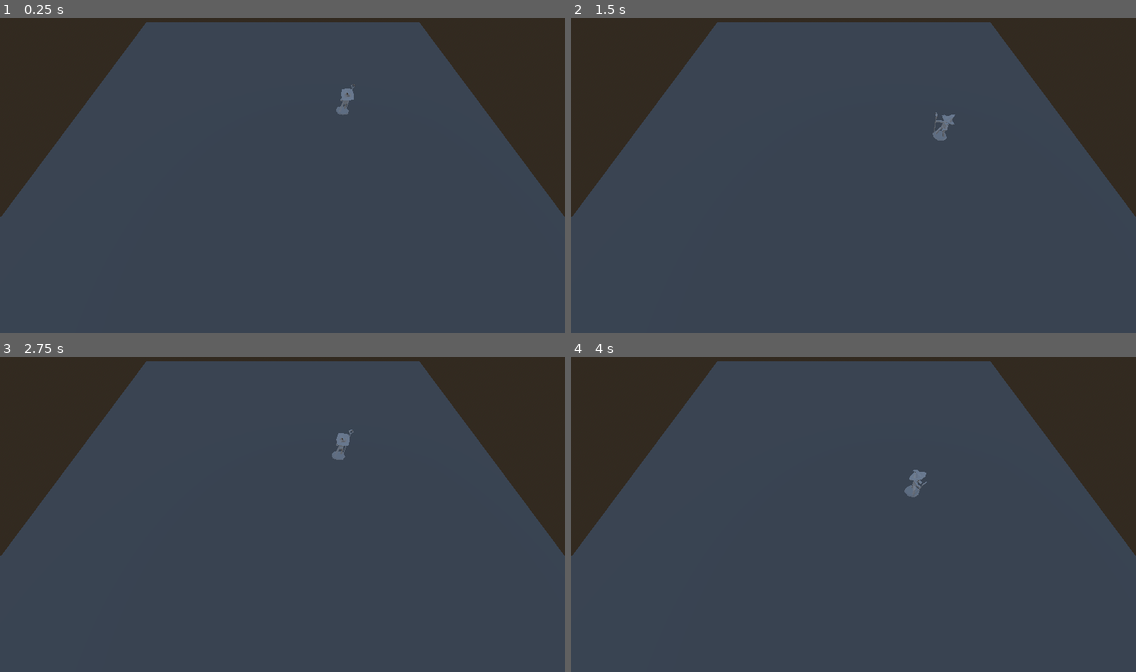
Above: before the commit, frames 1-4 (two rows, left to right).
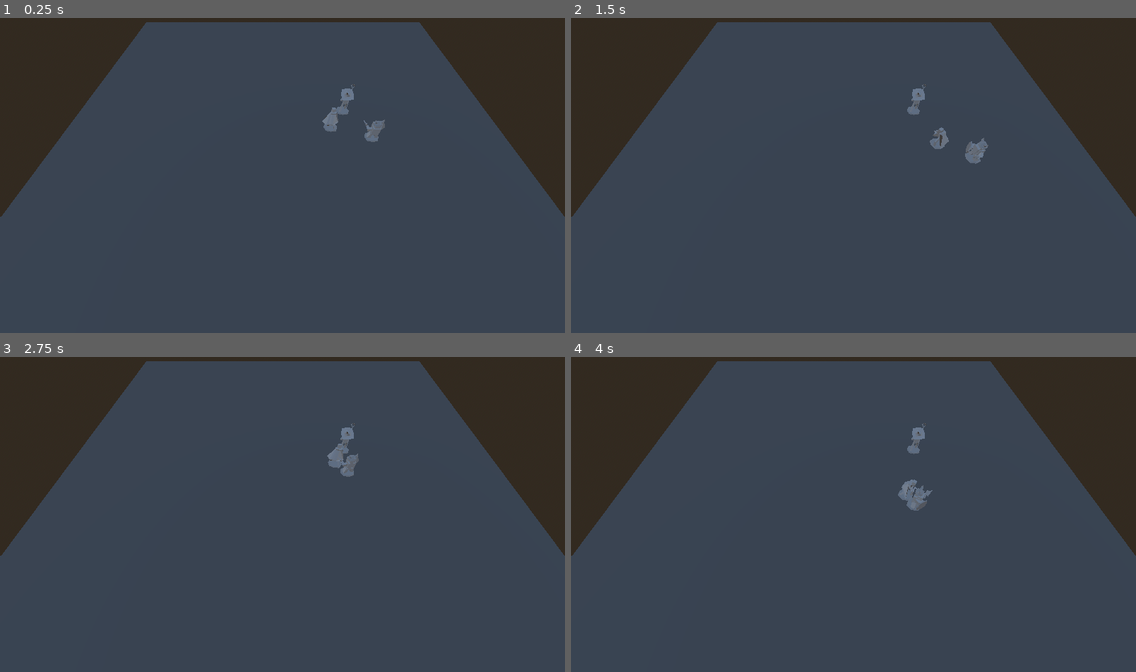
Above: after the commit, the same moments.

Repository: Jollista/Brackeys-Jam-2024.1
Game: Godot game, scene res://Combat/Test/combat_test.tscn
The game is run twice, just before and just after one commit, with the same random seed, the same clock (stepped at 60 frames per second) and the same inputs. The project has no main scene, so this scene is started directly.
Inputs (mouse positions are in pixels of both pictures, inside the frame that each line leads up to):
- Up to frame 1 (0.25 s): no input
- Up to frame 2 (1.5 s): tap Enter at 0.5 s; move the mouse to (977, 159) at 0.52 s; click (977, 159) at 0.6 s; move the mouse to (740, 191) at 1.27 s; click (740, 191) at 1.35 s
- Up to frame 3 (2.75 s): move the mouse to (339, 445) at 2.02 s; click (339, 445) at 2.1 s
- Up to frame 4 (4 s): move the mouse to (825, 577) at 2.77 s; click (825, 577) at 2.85 s; move the mouse to (1023, 561) at 3.52 s; click (1023, 561) at 3.6 s

The runs differ from the first frame. In frame 1, 0.3% of the frame differs, in the area x 57-69%, y 28-40%; in frame 2, 0.6%, in the area x 59-74%, y 21-47%; in frame 3, 0.4%; in frame 4, 0.5%.

Commit message:
Created prefabs of all player characters

Diff:
--- a/Characters/Character.gd
+++ b/Characters/Character.gd
@@ -23,7 +23,7 @@
 @onready var combat_tracker = $"../../CombatTracker"
 
 # track skill proficiencies in a dictionary
-var skills = {}
+@export var skills = {}
 
 # true if in baton pass sequence, used to prevent single character baton pass initiation while already in a baton pass
 var baton_passing = false
--- /dev/null
+++ b/Characters/PCs/duri.tscn
@@ -0,0 +1,19 @@
+[gd_scene load_steps=4 format=3 uid="uid://dmy3drbnfowny"]
+
+[ext_resource type="PackedScene" uid="uid://cy0ehhtjnt6bq" path="res://Characters/new_player_character.tscn" id="1_4nlxt"]
+[ext_resource type="Texture2D" uid="uid://dqwfsr6n7ik2l" path="res://Assets/Images/thief.png" id="2_m1tq7"]
+[ext_resource type="PackedScene" uid="uid://c7n025dlsb8rb" path="res://Assets/Models/Duri.glb" id="3_aolgs"]
+
+[node name="Duri" instance=ExtResource("1_4nlxt")]
+character_name = "Duri"
+max_health = 18
+armor = 3
+max_movement = 35.0
+party = "PCs"
+battle_sprite = ExtResource("2_m1tq7")
+skills = {
+"Perception": 2
+}
+
+[node name="Duri" parent="." index="3" instance=ExtResource("3_aolgs")]
+transform = Transform3D(-0.5, 0, -4.37114e-08, 0, 0.5, 0, 4.37114e-08, 0, -0.5, 0, 0.292397, 0.0848894)
--- /dev/null
+++ b/Characters/PCs/magnus.tscn
@@ -0,0 +1,19 @@
+[gd_scene load_steps=4 format=3 uid="uid://br087xn2nsdy8"]
+
+[ext_resource type="PackedScene" uid="uid://cy0ehhtjnt6bq" path="res://Characters/new_player_character.tscn" id="1_eu6i4"]
+[ext_resource type="Texture2D" uid="uid://dekwhecq7012i" path="res://Assets/Images/warrior.png" id="2_c8r5p"]
+[ext_resource type="PackedScene" uid="uid://c02v2xlpnk1p8" path="res://Assets/Models/Magnus.glb" id="3_tl0he"]
+
+[node name="Magnus" instance=ExtResource("1_eu6i4")]
+character_name = "Magnus"
+max_health = 20
+armor = 5
+max_movement = 30.0
+party = "PCs"
+battle_sprite = ExtResource("2_c8r5p")
+skills = {
+"Athletics": 3
+}
+
+[node name="Magnus" parent="." index="3" instance=ExtResource("3_tl0he")]
+transform = Transform3D(-0.5, 0, -4.37114e-08, 0, 0.5, 0, 4.37114e-08, 0, -0.5, -0.0280358, 0.2641, 0.107226)
--- a/Characters/PCs/morgan.tscn
+++ b/Characters/PCs/morgan.tscn
@@ -1,9 +1,19 @@
-[gd_scene load_steps=3 format=3 uid="uid://c6qf8taoassp"]
+[gd_scene load_steps=4 format=3 uid="uid://c6qf8taoassp"]
 
 [ext_resource type="PackedScene" uid="uid://cy0ehhtjnt6bq" path="res://Characters/new_player_character.tscn" id="1_gkn5s"]
+[ext_resource type="Texture2D" uid="uid://ddkt08nrgqc0t" path="res://Assets/Images/mage.png" id="2_w1xq5"]
 [ext_resource type="PackedScene" uid="uid://cpnkvqk0wncdq" path="res://Assets/Models/Morgan.glb" id="2_xfgf0"]
 
 [node name="Morgan" instance=ExtResource("1_gkn5s")]
+character_name = "Morgan"
+max_health = 15
+max_movement = 25.0
+party = "PCs"
+battle_sprite = ExtResource("2_w1xq5")
+skills = {
+"Arcana": 3,
+"Perception": 2
+}
 
 [node name="Morgan" parent="." index="3" instance=ExtResource("2_xfgf0")]
 transform = Transform3D(-0.5, 0, -4.37114e-08, 0, 0.5, 0, 4.37114e-08, 0, -0.5, -0.00374341, 0.269707, -0.0456545)
--- a/Characters/PlayerCharater.gd
+++ /dev/null
@@ -1,88 +0,0 @@
-class_name PlayerCharacter
-
-extends Character
-
-# true if is turn, else false
-@export var my_turn = false
-
-# vars for navigation
-@onready var nav_agent:NavigationAgent3D = $"NavigationAgent3D"
-@export var move_speed = 5
-
-# Called every frame. 'delta' is the elapsed time since the previous frame.
-func _process(delta):
-	# don't process anything else if navigation is finished
-	if nav_agent.is_navigation_finished():
-		print(name, " finished navigation")
-		return
-
-	print("Moving to point")
-	move_to_point(delta, move_speed)
-	pass
-
-func move_to_point(delta, speed):
-	var target_pos = nav_agent.get_next_path_position()
-	print("PC target_pos = ", target_pos)
-	var direction = global_position.direction_to(target_pos)
-	face_direction(target_pos)
-	#print("setting velocity")
-	print("direction is ", direction)
-	print("speed is ", speed)
-	print("direction * speed is ", direction * speed)
-	velocity = direction * speed
-	print("velocity is ", velocity)
-	#print("move and sliiiiide")
-	move_and_slide()
-
-func face_direction(direction):
-	look_at(Vector3(direction.x, global_position.y, direction.z), Vector3.UP)
-
-# handles
-func _input(event):
-	# ignore input if not my_turn
-	if my_turn and Input.is_action_just_pressed("left_mouse"):
-		#set_next_position()
-		print("setting next position")
-		var camera = get_tree().get_nodes_in_group("Camera")[0]
-		var mouse_pos = get_viewport().get_mouse_position()
-		var ray_length = 100
-		var from = camera.project_ray_origin(mouse_pos)
-		var to = from + camera.project_ray_normal(mouse_pos) * ray_length
-		var space = get_world_3d().direct_space_state
-		var ray_query = PhysicsRayQueryParameters3D.new()
-		ray_query.from = from
-		ray_query.to = to
-		var result = space.intersect_ray(ray_query)
-		print(result)
-
-		if result.has("position"):
-			nav_agent.target_position = result.position
-			print("result position ", result.position, " which should equal ", nav_agent.target_position)
-
-		print(name, " positioned at ", global_position, " or ", position)
-
-# translates mouse click to nav target position
-func set_next_position():
-	print("setting next position")
-	var camera = get_tree().get_nodes_in_group("Camera")[0]
-	var mouse_pos = get_viewport().get_mouse_position()
-	var ray_length = 100
-	var from = camera.project_ray_origin(mouse_pos)
-	var to = from + camera.project_ray_normal(mouse_pos) * ray_length
-	var space = get_world_3d().direct_space_state
-	var ray_query = PhysicsRayQueryParameters3D.new()
-	ray_query.from = from
-	ray_query.to = to
-	var result = space.intersect_ray(ray_query)
-	print(result)
-
-	if result.has("position"):
-		nav_agent.target_position = result.position
-
-# on player death, set player to downed indefinitely
-func die():
-	downed = -1
-
-# allow the player to control the character's actions for their turn in combat
-func take_turn():
-	my_turn = true # used by
--- a/Characters/player_character.tscn
+++ /dev/null
@@ -1,16 +0,0 @@
-[gd_scene load_steps=3 format=3 uid="uid://banicl6omf1ji"]
-
-[ext_resource type="PackedScene" uid="uid://kffnqt5olmid" path="res://Characters/character.tscn" id="1_t3kn8"]
-[ext_resource type="Script" path="res://Characters/PlayerCharater.gd" id="2_4kdri"]
-
-[node name="PlayerCharacter" instance=ExtResource("1_t3kn8")]
-script = ExtResource("2_4kdri")
-my_turn = false
-move_speed = 5
-
-[node name="MeshInstance3D" parent="." index="0"]
-visible = false
-
-[node name="NavigationAgent3D" parent="." index="2"]
-path_desired_distance = 0.1
-target_desired_distance = 0.1
--- a/Combat/Test/combat_test.tscn
+++ b/Combat/Test/combat_test.tscn
@@ -1,5 +1,7 @@
-[gd_scene load_steps=10 format=3 uid="uid://dqs4jcuct7byu"]
+[gd_scene load_steps=12 format=3 uid="uid://dqs4jcuct7byu"]
 
+[ext_resource type="PackedScene" uid="uid://br087xn2nsdy8" path="res://Characters/PCs/magnus.tscn" id="3_73ubq"]
+[ext_resource type="PackedScene" uid="uid://dmy3drbnfowny" path="res://Characters/PCs/duri.tscn" id="3_a235r"]
 [ext_resource type="PackedScene" uid="uid://c6qf8taoassp" path="res://Characters/PCs/morgan.tscn" id="3_gdwep"]
 [ext_resource type="PackedScene" uid="uid://c0vtil742qc3x" path="res://Combat/combat_tracker.tscn" id="4_6fmjb"]
 [ext_resource type="PackedScene" uid="uid://d25uh34udprgi" path="res://Dialogue/dialogue_canvas.tscn" id="5_xmvry"]
@@ -48,6 +50,13 @@
 
 [node name="Party" type="Node" parent="."]
 
+[node name="Duri" parent="Party" instance=ExtResource("3_a235r")]
+transform = Transform3D(1, 0, 0, 0, 1, 0, 0, 0, 1, 4.04431, 0.142093, 1.07527)
+my_turn = true
+
+[node name="Magnus" parent="Party" instance=ExtResource("3_73ubq")]
+transform = Transform3D(1, 0, 0, 0, 1, 0, 0, 0, 1, 7.33291, 0.142093, 2.14584)
+my_turn = true
+
 [node name="Morgan" parent="Party" instance=ExtResource("3_gdwep")]
 transform = Transform3D(1, 0, 0, 0, 1, 0, 0, 0, 1, 5.38721, 0.142093, -0.847035)
-my_turn = true
